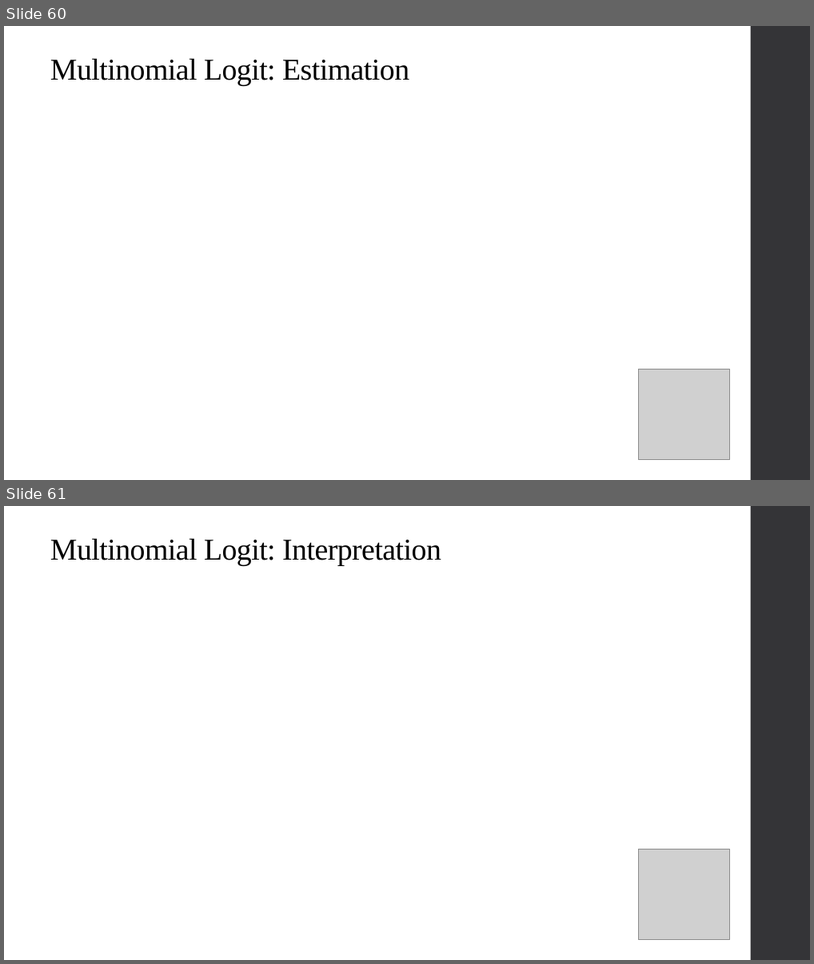
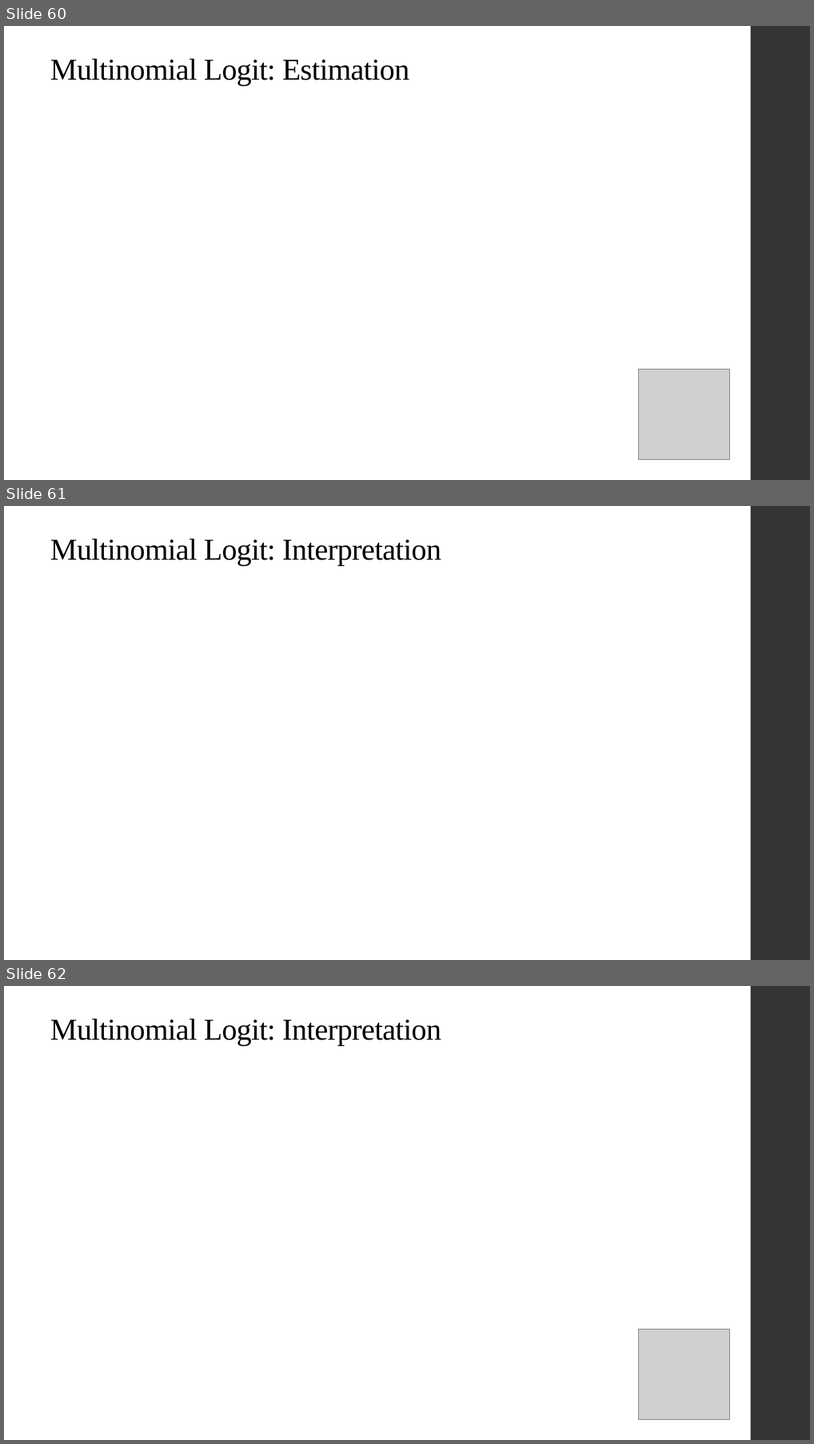
Before and after one commit to qiufei/fork-HAD5744, a slide deck: Lecture07-08_BinaryDepVars/Lecture7_BinaryDepVars_2022F.pptx. Shown one above the other, each under a label of ours: slides 60 and 61 before the commit, slides 60, 61 and 62 after it. The pictures are 814x964 and 814x1444 pixels, drawn with LibreOffice and Linux fonts; fonts in the diff are those of the drawing; grey boxes stand for pictures. Boxes give left, top, right and bottom in pixels: in the first picture for what was removed or moved away, otherwise in the second. Text is boxed around its words. In the diff, an @@ line names an element or a change of style, - is before the commit and + after.

```diff
--- a/Lecture07-08_BinaryDepVars/Lecture7_BinaryDepVars_2022F.pptx
+++ b/Lecture07-08_BinaryDepVars/Lecture7_BinaryDepVars_2022F.pptx
@@ slide 61 added at [4,506,810,960], background #FFFFFF; not listed: 1 template element that a slide beside it also shows @@
@@ title added at [50,538,442,566], 36 pt, text #000000 @@
+Multinomial Logit: Interpretation
@@ what was slide 61 is now slide 62 @@
```
Also in this commit, not shown: 7 slides changed, 9 other files.
